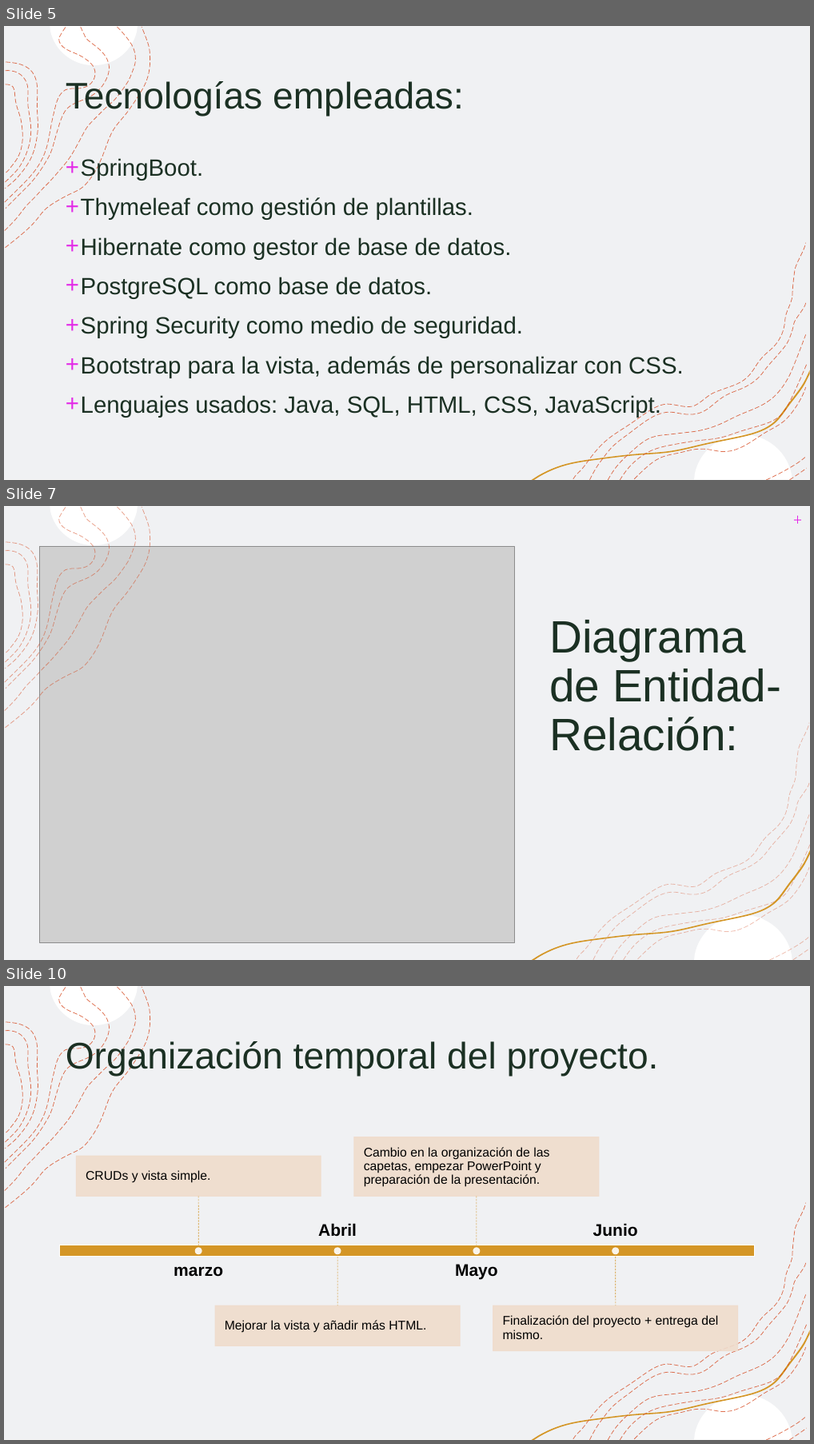
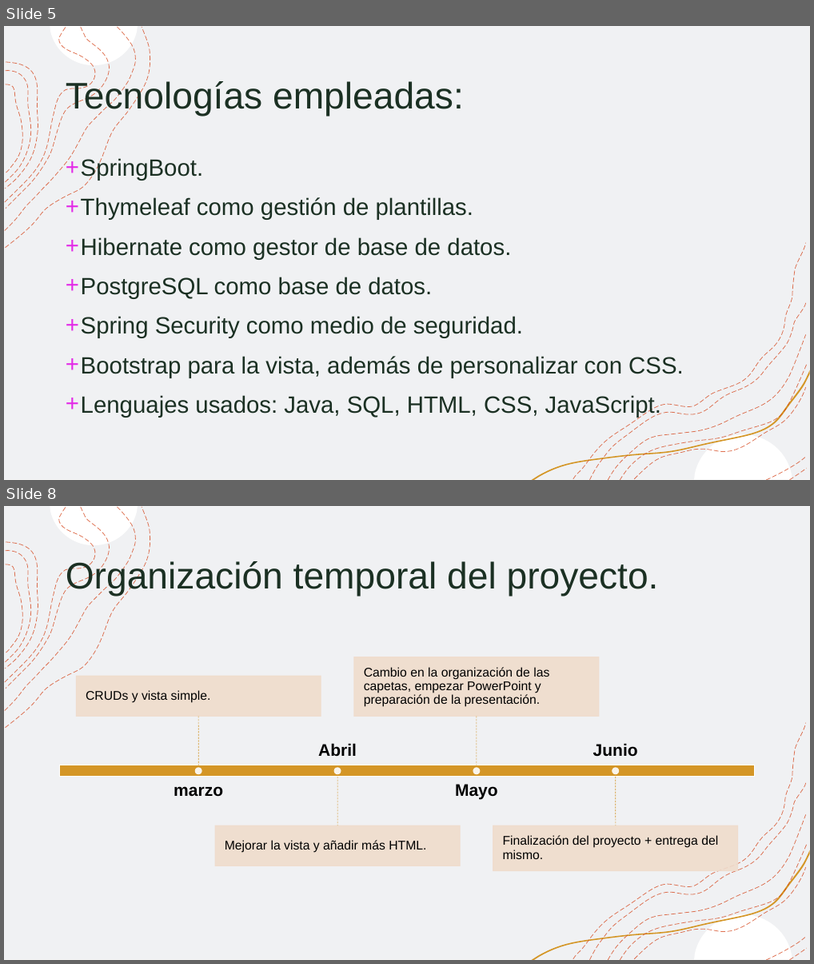
Before and after one commit to maribalo043/ProyectoFinalCurso, a slide deck: PowerPointFinalCurso.pptx. Shown one above the other, each under a label of ours: slides 5, 7 and 10 before the commit, slides 5 and 8 after it; the slides between them are not shown. The pictures are 814x1444 and 814x964 pixels, drawn with LibreOffice and Linux fonts; fonts in the diff are those of the drawing; grey boxes stand for pictures. Boxes give left, top, right and bottom in pixels: in the first picture for what was removed or moved away, otherwise in the second. Text is boxed around its words. In the diff, an @@ line names an element or a change of style, - is before the commit and + after.

Commit message:
Cambios en el envio del correo, en la entidad Jugador y en el porwerpoint entre otras cosas

```diff
--- a/PowerPointFinalCurso.pptx
+++ b/PowerPointFinalCurso.pptx
@@ slide 7 removed at (x1=4, y1=506, x2=810, y2=960), background #FFFFFF; not listed: 8 template elements that a slide beside it also shows @@
@@ rectangle removed at (x1=4, y1=506, x2=810, y2=960) @@
@@ rectangle removed at (x1=4, y1=506, x2=810, y2=960) @@
@@ freeform shape removed at (x1=5, y1=508, x2=135, y2=711) @@
@@ freeform shape removed at (x1=5, y1=508, x2=95, y2=682) @@
@@ line removed from (794, 520) to (802, 520) @@
@@ line removed from (798, 516) to (798, 524) @@
@@ freeform shape removed at (x1=5, y1=551, x2=30, y2=663) @@
@@ picture removed at (x1=39, y1=547, x2=514, y2=942) @@
@@ group removed at (x1=5, y1=506, x2=150, y2=728): 8 freeform shapes @@
@@ title removed at (x1=550, y1=620, x2=782, y2=751) @@
-Diagrama de Entidad-Relación:
@@ group removed at (x1=590, y1=783, x2=807, y2=960): 5 freeform shapes @@
@@ freeform shape removed at (x1=531, y1=850, x2=810, y2=960) @@
@@ group removed at (x1=532, y1=723, x2=810, y2=960): 9 freeform shapes @@
@@ freeform shape removed at (x1=695, y1=914, x2=793, y2=959) @@
@@ what was slide 10 is now slide 8 @@
```
Also in this commit, not shown: 2 slides changed, 1 slide added, 3 other slides removed, 16 other files.
